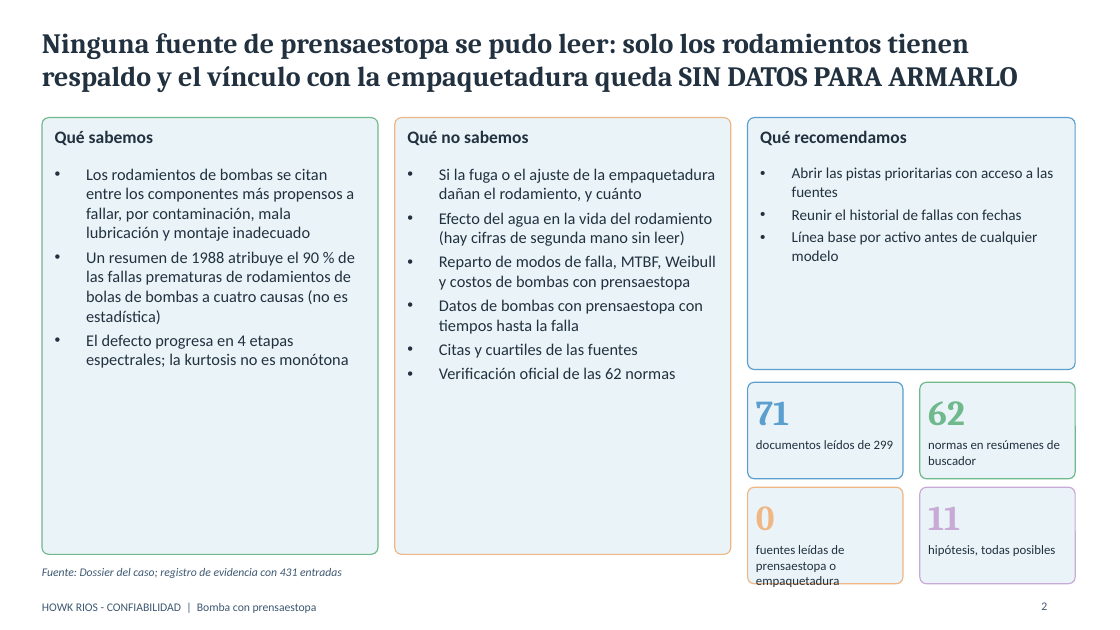
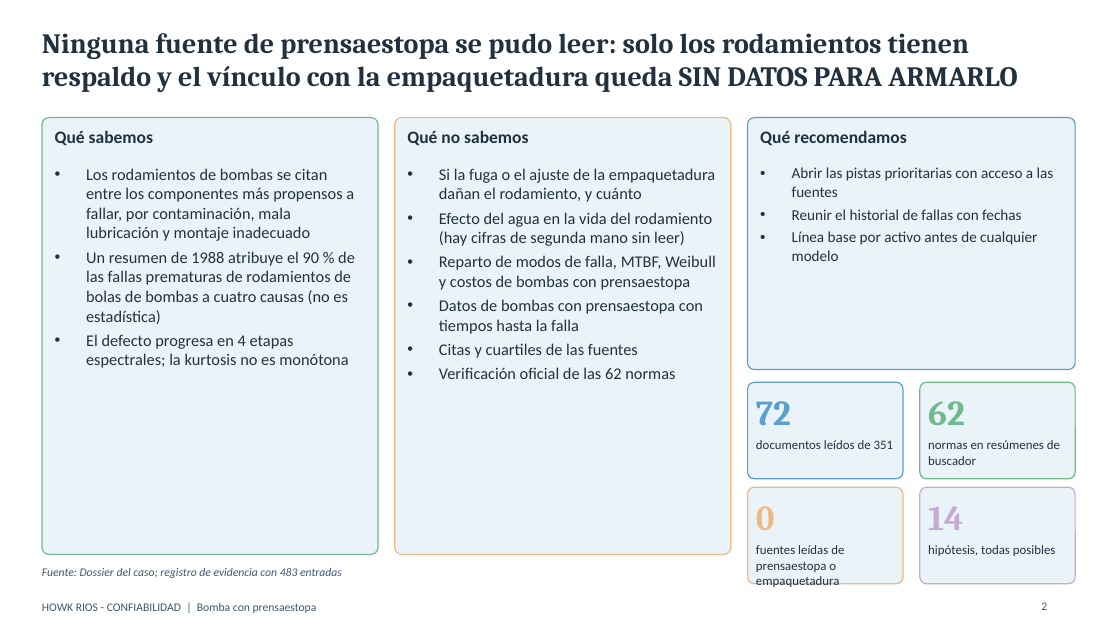
Before and after one commit to howkrios-65/clima-lima, a slide deck: slide 2 of docs/entregables/presentacion_bomba_prensaestopa.pptx. Drawn at 1120x630 pixels with LibreOffice and Linux fonts; fonts in the diff are those of the drawing. Boxes give left, top, right and bottom in pixels: in the first picture for what was removed or moved away, otherwise in the second. Text is boxed around its words. In the diff, an @@ line names an element or a change of style, - is before the commit and + after.

```diff
--- a/docs/entregables/presentacion_bomba_prensaestopa.pptx
+++ b/docs/entregables/presentacion_bomba_prensaestopa.pptx
@@ text at (756,401,791,425): text changed @@
-71
+72
@@ text at (756,440,894,449): text changed @@
-documentos leídos de 299
+documentos leídos de 351
@@ text at (928,506,963,530): text changed @@
-11
+14
@@ text at (42,568,342,578): text changed @@
-Fuente: Dossier del caso; registro de evidencia con 431 entradas
+Fuente: Dossier del caso; registro de evidencia con 483 entradas
```
Also in this commit, not shown: 8 other slides changed, 2 slides added, 14 other files.
